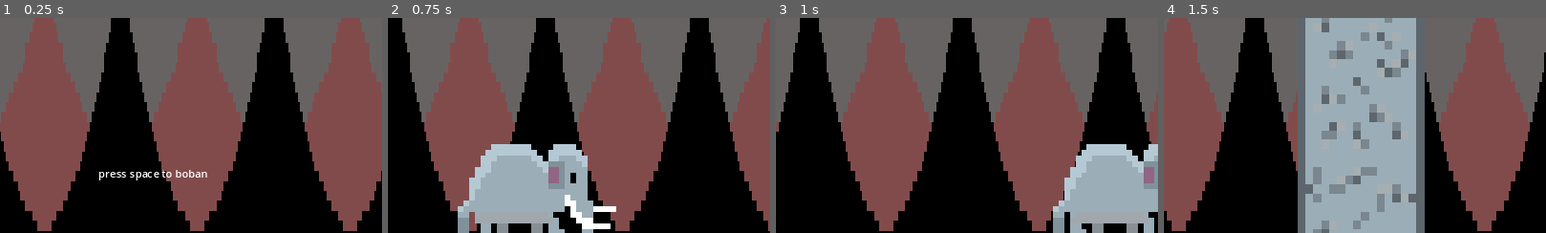
Above: before the commit, frames 1-4 (left to right).
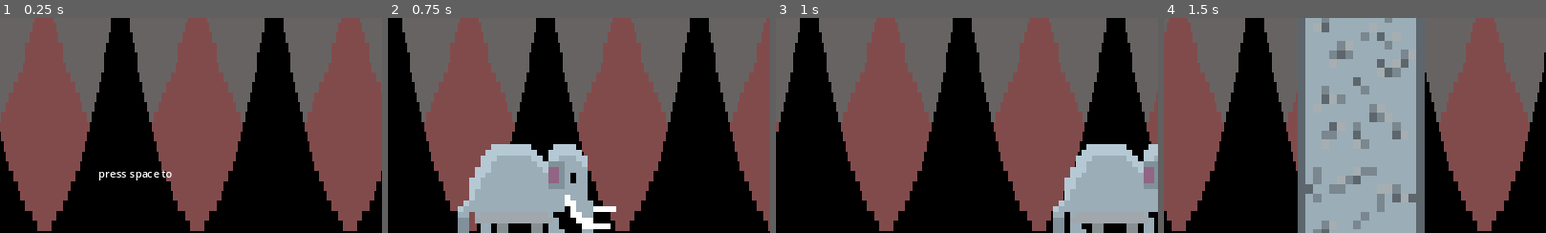
Above: after the commit, the same moments.

Repository: lessy2014/LDJ-summon-runner
Game: Godot game, scene res://Scenes/main.tscn
The game is run twice, just before and just after one commit, with the same random seed, the same clock (stepped at 60 frames per second) and the same inputs.
Inputs:
- Up to frame 1 (0.25 s): no input
- Up to frame 2 (0.75 s): tap Space at 0.5 s; hold Right (ui_right) from 0.53 s (still down); tap Enter (ui_accept) at 0.6 s
- Up to frame 3 (1 s): keep holding Right (ui_right); tap Enter (ui_accept) at 0.77 s
- Up to frame 4 (1.5 s): keep holding Right (ui_right); tap Enter (ui_accept) at 1.07, 1.35 s
The pictures show only the part of the screen within x 30-80%, y 14-64%; the shares and areas given below are measured in that part.

The runs differ from the first frame. In frame 1, 0.2% of the frame differs, in the area x 46-55%, y 70-75%; in frame 2, nothing differs; in frame 3, nothing differs; in frame 4, nothing differs.

Commit message:
Убрал слово бобан

Diff:
--- a/Scripts/main.gd
+++ b/Scripts/main.gd
@@ -47,7 +47,7 @@
 	$Граунд.position = Vector2i(143,465)
 	remove_all_obstacles()
 	started = false
-	main_text.text = "press space to boban"
+	main_text.text = "press space to"
 
 func new_game():
 	started = true
